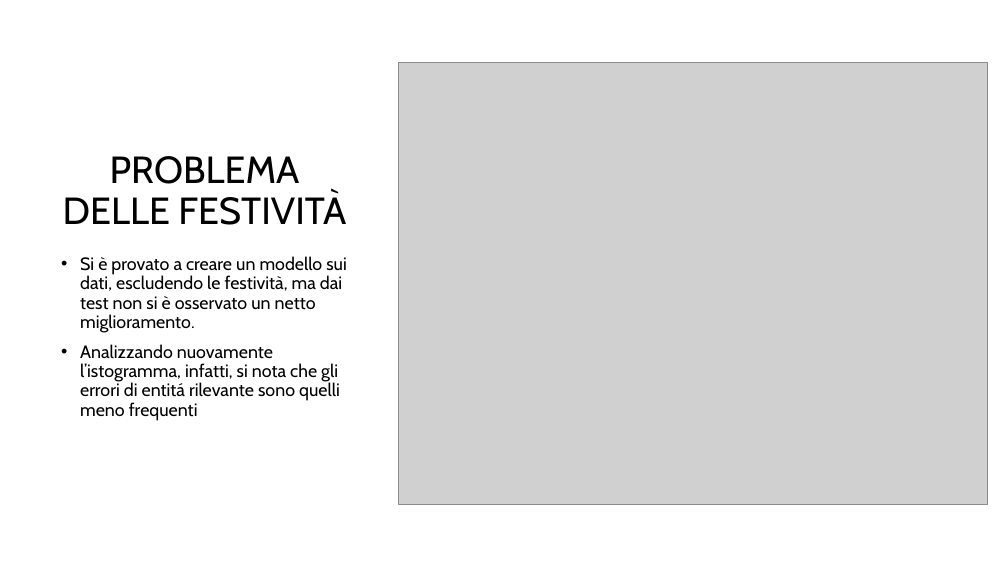
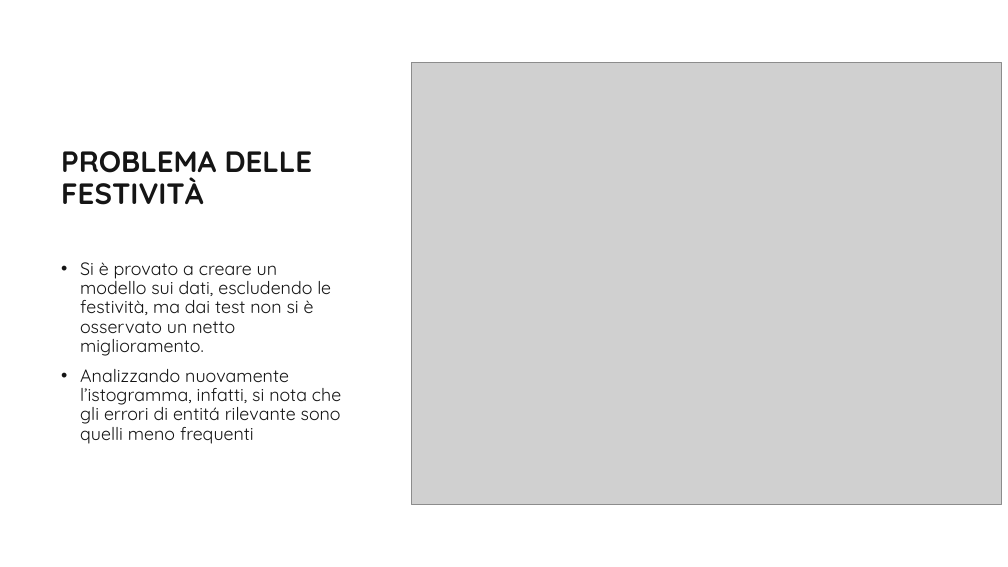
Before and after one commit to r1cky0/Italian-energy-consumption-prediction, a slide deck: slide 17 of presentazione_imad.pptx. Drawn at 1008x567 pixels with LibreOffice and Linux fonts; fonts in the diff are those of the drawing; grey boxes stand for pictures; background and template pictures are left out. Boxes give left, top, right and bottom in pixels: in the first picture for what was removed or moved away, otherwise in the second. Text is boxed around its words. In the diff, an @@ line names an element or a change of style, - is before the commit and + after.

```diff
--- a/presentazione_imad.pptx
+++ b/presentazione_imad.pptx
@@ picture: place and size @@
-picture at (399, 63, 988, 504)
+picture at (411, 62, 1001, 504)
@@ title "PROBLEMA DELLE FESTIVITÀ" at (61, 151, 313, 205): size 36 to 28 pt, font Cabin to Quicksand, text colour #000000 to #151515, bold on; alignment centre to left @@
@@ text "Si è provato a creare ..." at (80, 262, 341, 444): font Cabin to Quicksand, text colour #000000 to #151515 @@
```
Also in this commit, not shown: 18 other slides changed, 2 other files.
